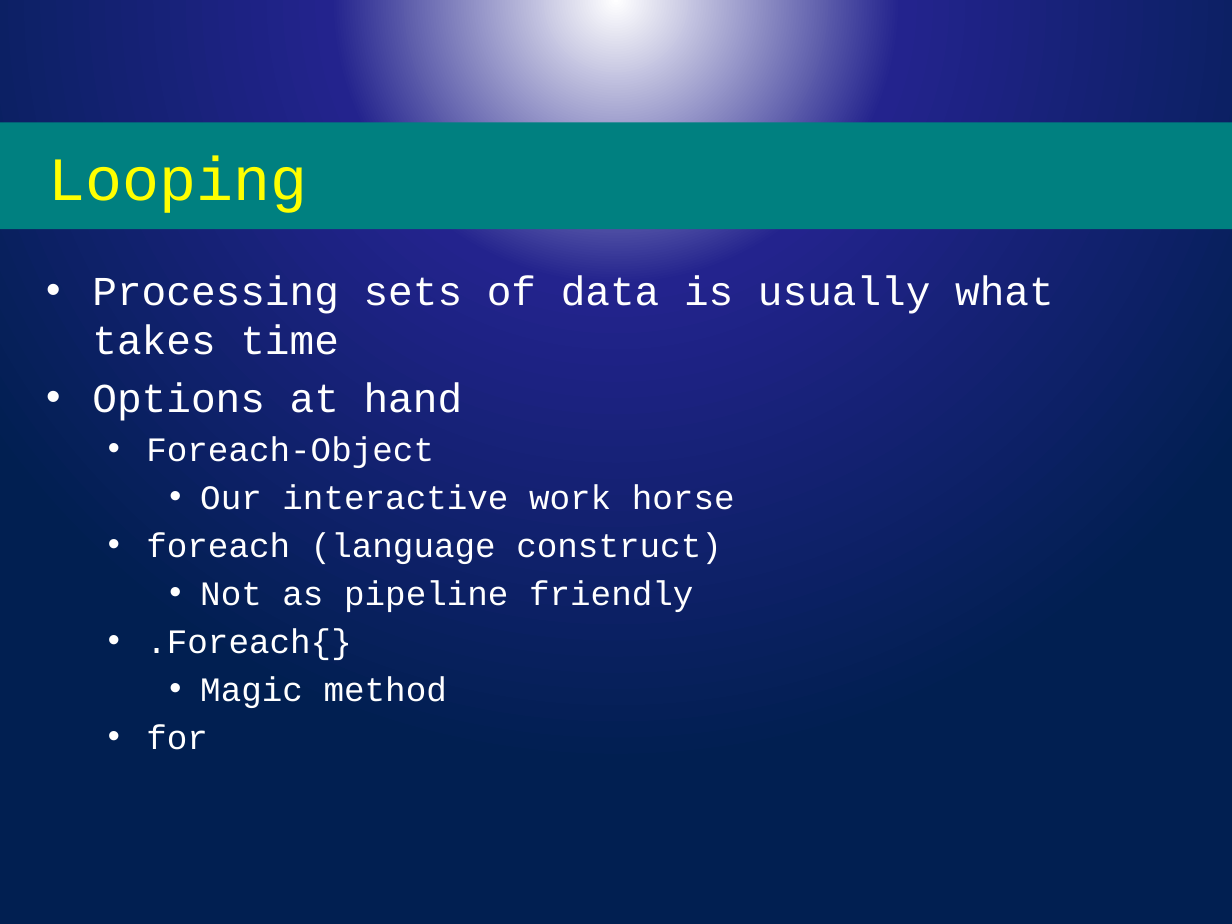
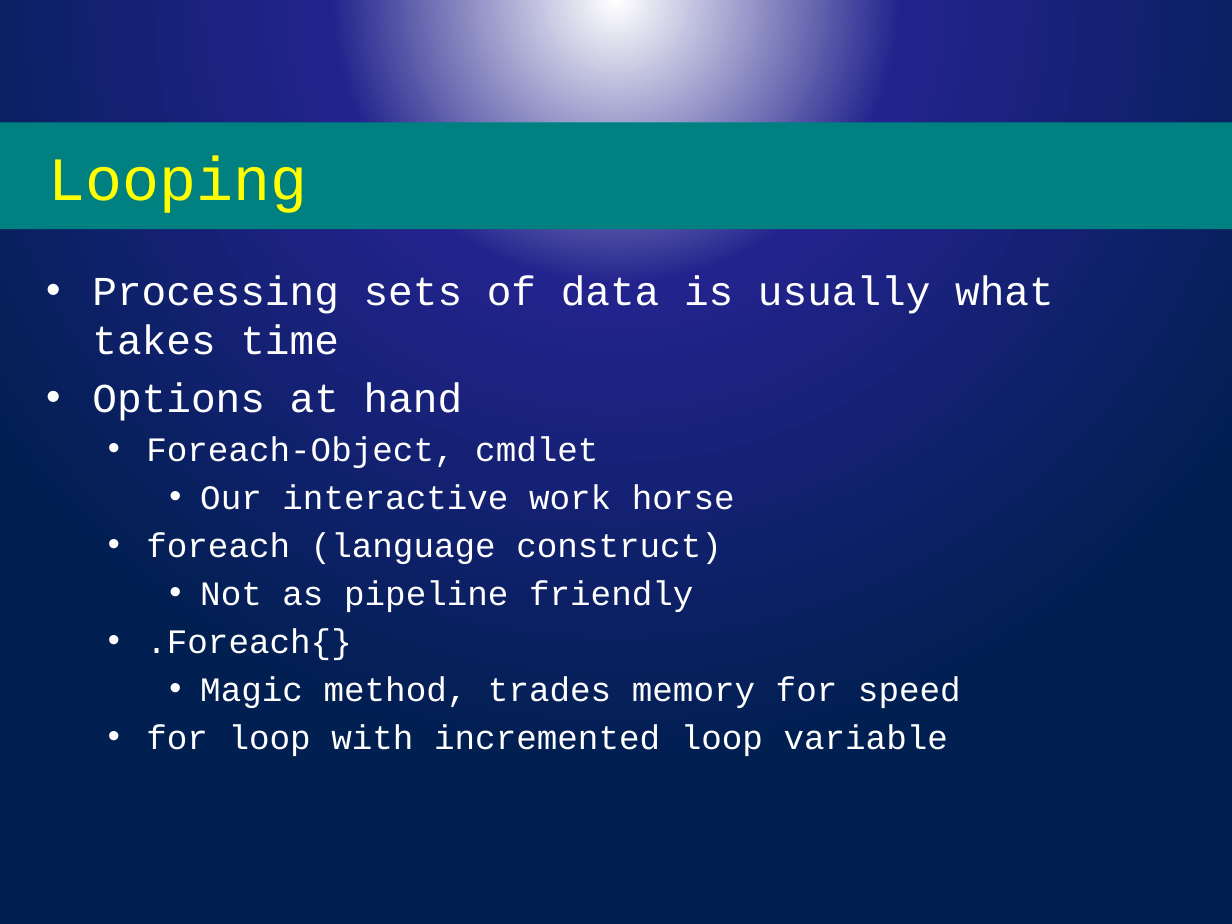
Before and after one commit to powercode/PSConfEU, a slide deck: slide 7 of PSCONFEU_Perf2017.pptx. Drawn at 1232x924 pixels with LibreOffice and Linux fonts; fonts in the diff are those of the drawing; background and template pictures are left out. Boxes give left, top, right and bottom in pixels: in the first picture for what was removed or moved away, otherwise in the second. Text is boxed around its words. In the diff, an @@ line names an element or a change of style, - is before the commit and + after.

```diff
--- a/PSCONFEU_Perf2017.pptx
+++ b/PSCONFEU_Perf2017.pptx
@@ text at <box>146,436,598,468</box>: text changed @@
-  • Foreach-Object
+  • Foreach-Object, cmdlet
@@ text at <box>146,676,961,756</box>: text changed @@
-    • Magic method
-  • for
+    • Magic method, trades memory for speed
+  • for loop with incremented loop variable
```
Also in this commit, not shown: 4 other files.
